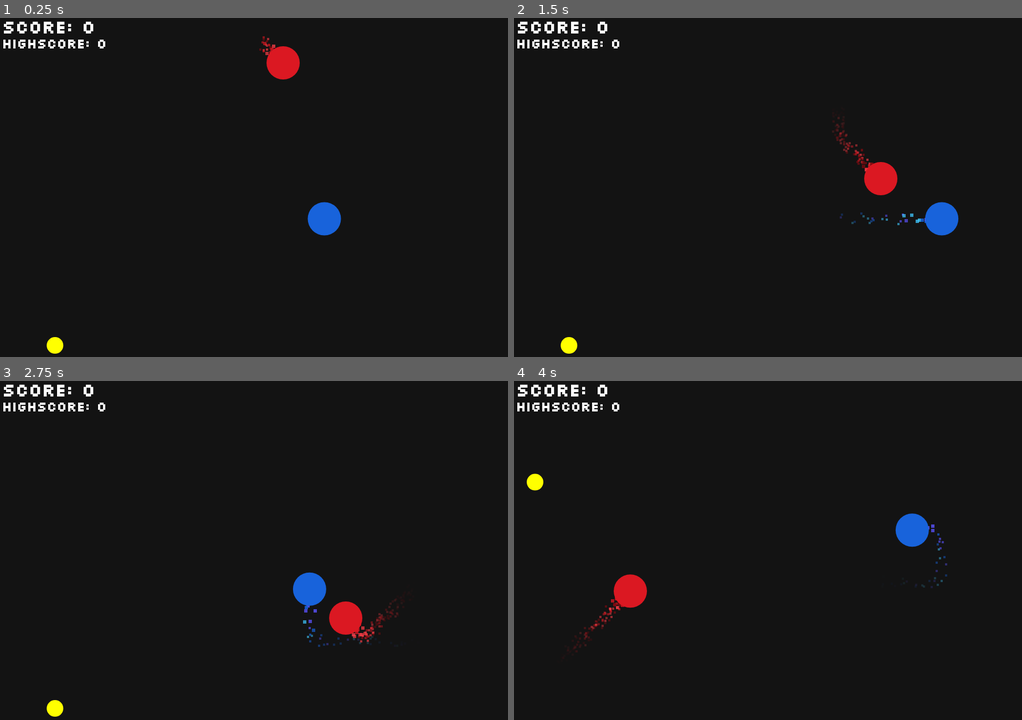
Above: before the commit, frames 1-4 (two rows, left to right).
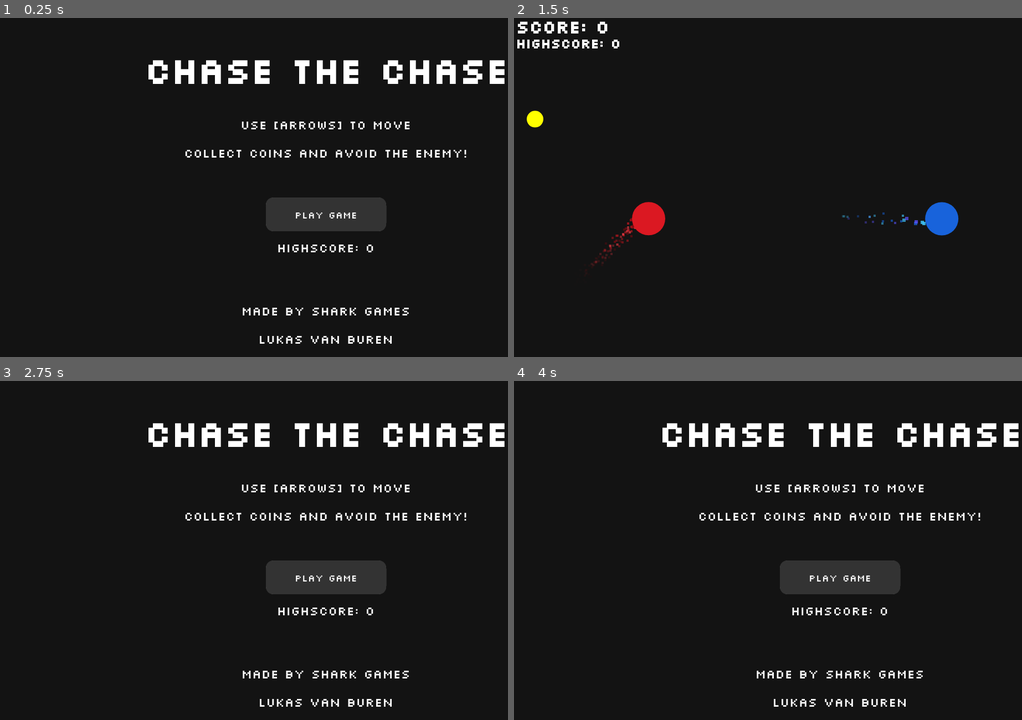
Above: after the commit, the same moments.

Repository: codeshark-dev1/webgame
Game: browser game, page index.html
The game is run twice, just before and just after one commit, with the same random seed, the same clock (stepped at 60 frames per second) and the same inputs.
Inputs (mouse positions are in pixels of both pictures, inside the frame that each line leads up to):
- Up to frame 1 (0.25 s): no input
- Up to frame 2 (1.5 s): click (839, 214) at 0.27 s, where only the run after the commit has a clickable "Play Game"; hold Right from 1.03 s (still down); tap Space at 1.1 s
- Up to frame 3 (2.75 s): release Right at 1.53 s; hold Down 1.58-1.85 s; tap Space at 1.6, 2.1, 2.6 s; hold Left 1.9-2.47 s; tap R at 2.52 s; hold Up from 2.52 s (still down)
- Up to frame 4 (4 s): release Up at 2.82 s; hold Right 2.87-3.53 s; tap Space at 3.1, 3.6 s; click (839, 577) at 3.27 s, where only the run after the commit has a clickable "Play Game"; tap Escape at 3.52 s; hold Up 3.58-3.82 s; hold Left from 3.87 s (still down)

The runs differ from the first frame. In frame 1, 7.5% of the frame differs, in the area x 0-100%, y 0-100%; in frame 2, 1.7%; in frame 3, 7.8%; in frame 4, 8.2%, in the area x 0-100%, y 0-97%.

Commit message:
added menu page + finishing things up

Diff:
--- /dev/null
+++ b/game.html
@@ -0,0 +1,24 @@
+<!DOCTYPE html>
+<html lang="en">
+<head>
+    <meta charset="UTF-8">
+    <meta name="viewport" content="width=device-width, initial-scale=1.0">
+    <title>Web Game</title>
+    <link rel="stylesheet" href="style.css">
+</head>
+<body>
+    <h1 id="score_counter">Score: 0</h1>
+    <h2 id="highscore_counter">Highscore: 0</h2>
+    <svg width="100px" height="100px" id="player" class="game_object">
+        <circle cx="50" cy="50" r="30" fill="#1863db" />
+    </svg>
+    <svg width="100px" height="100px" id="enemy" class="game_object">
+        <circle cx="50" cy="50" r="30" fill="#db1822" />
+    </svg>
+    <svg width="100" height="100" id="coin" class="game_object">
+        <circle cx="50" cy="50" r="15" fill="yellow"/>
+    </svg>
+</body>
+</html>
+<script src="helpers.js"></script>
+<script src="gameLogic.js"></script>
--- a/gameLogic.js
+++ b/gameLogic.js
@@ -132,8 +132,7 @@
 
 function handleCollisions(){
     if (isColliding(player, enemy)){
-        window.location.reload(); //for now
-        //later: proper game over + save highscore and stuff
+        window.location.href = "index.html";
     }
 
     if (isColliding(player, coin)){
@@ -160,6 +159,9 @@
     if (keys["ArrowDown"]) dy += playerMoveSpeed * deltaTime;
     if (keys["ArrowUp"]) dy -= playerMoveSpeed * deltaTime;
 
+    if (keys["Escape"] || keys["r"])
+        window.location.href = "index.html";
+
     if (dx || dy){
         move(player, dx, dy);
         spawnTrail(player, playerTrailColors);
--- a/index.html
+++ b/index.html
@@ -4,21 +4,27 @@
     <meta charset="UTF-8">
     <meta name="viewport" content="width=device-width, initial-scale=1.0">
     <title>Web Game</title>
-    <link rel="stylesheet" href="style.css">
+    <link rel="stylesheet" href="menu.css">
 </head>
 <body>
-    <h1 id="score_counter">Score: 0</h1>
-    <h2 id="highscore_counter">Highscore: 0</h2>
-    <svg width="100px" height="100px" id="player" class="game_object">
-        <circle cx="50" cy="50" r="30" fill="#1863db" />
-    </svg>
-    <svg width="100px" height="100px" id="enemy" class="game_object">
-        <circle cx="50" cy="50" r="30" fill="#db1822" />
-    </svg>
-    <svg width="100" height="100" id="coin" class="game_object">
-        <circle cx="50" cy="50" r="15" fill="yellow"/>
-    </svg>
+    <div class="menu_container">
+        <div class="menu">
+            <h1>Chase the chase</h1>
+            <p>Use [ARROWS] to move</p>
+            <p>Collect coins and avoid the enemy!</p>
+            <a href="game.html"><button class="btn">Play Game</button></a>
+            <p id="highscore">Highscore: 0</p>
+            <br>
+            <br>
+            <p>Made by Shark Games</p>
+            <p>Lukas van Buren</p>
+        </div>
+    </div>
 </body>
 </html>
-<script src="helpers.js"></script>
-<script src="gameLogic.js"></script>
+<script>
+    const highscore_display = document.getElementById("highscore");
+
+    const highscore = Number(localStorage.getItem("highscore"));
+    highscore_display.innerHTML = `Highscore: ${highscore}`;
+</script>
--- /dev/null
+++ b/menu.css
@@ -0,0 +1,106 @@
+@font-face {
+    font-family: "silkscreen";
+    src: url("resources/fonts/Silkscreen-Regular.ttf");
+}
+
+@font-face {
+    font-family: "silkscreen_bold";
+    src: url("resources/fonts/Silkscreen-Bold.ttf");
+}
+
+
+html, body{
+    background-color: #131313;
+    margin: 0;
+    padding: 0;
+    font-family: "silkscreen";
+    overflow: hidden;
+    color: white;
+}
+
+.menu_container {
+    display: flex;
+    align-items: center;
+    justify-content: center;
+    height: 100%;
+}
+
+.menu {
+    padding: 20px;
+    text-align: center;
+}
+
+h1{
+    font-size: 4em;
+}
+
+p{
+    font-size: 1.4em;
+}
+
+/* https://www.youtube.com/watch?v=b_8fHNIHFk4 */
+.btn{
+    margin-top: 50px;
+    scale: 1.3;
+    font-family: "silkscreen";
+    padding: 15px 40px;
+    border: none;
+    outline: none;
+    color: #FFF;
+    cursor: pointer;
+    position: relative;
+    z-index: 0;
+    border-radius: 12px;
+}
+
+.btn::after{
+    content: "";
+    z-index: -1;
+    position: absolute;
+    width: 100%;
+    height: 100%;
+    background-color: #333;
+    left: 0;
+    top: 0;
+    border-radius: 10px;
+}
+
+.btn::before{
+    content: "";
+    background: linear-gradient(
+        45deg,
+        #1863db, #40C9FF, #5c53ff, #002BFF,
+        #5c53ff, #40C9FF, #002BFF, #1863db
+    );
+    position: absolute;
+    top: -2px;
+    left: -2px;
+    background-size: 600%;
+    z-index: -1;
+    width: calc(100% + 4px);
+    height: calc(100% + 4px);
+    filter: blur(8px);
+    animation: glowing 20s linear infinite  ;
+    transition: opacity 0.3s ease-in-out;
+    border-radius: 10px;
+    opacity: 0;
+}
+
+@keyframes glowing{
+    0% {background-position: 0 0;}
+    50% {background-position: 400% 0;}
+    100% {background-position: 0 0;}
+}
+
+.btn:hover::before{
+    opacity: 1;
+}
+
+.btn:active:after{
+    background: transparent;
+}
+
+.btn:active{
+    color: #000;
+    font-family: "silkscreen_bold";
+}
